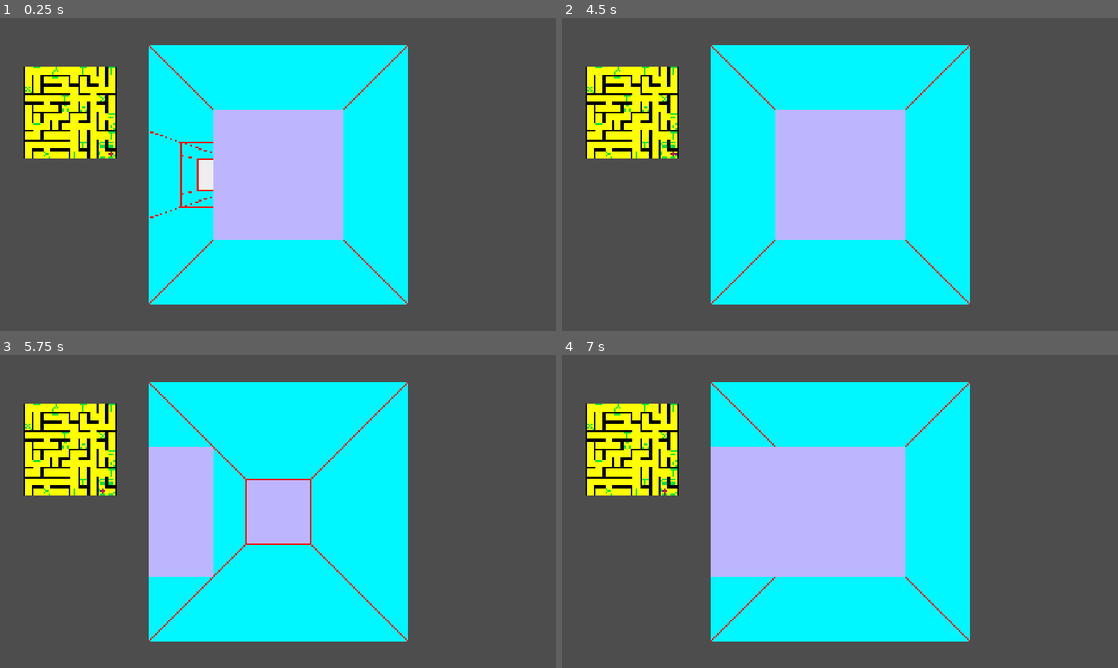
Above: before the commit, frames 1-4 (two rows, left to right).
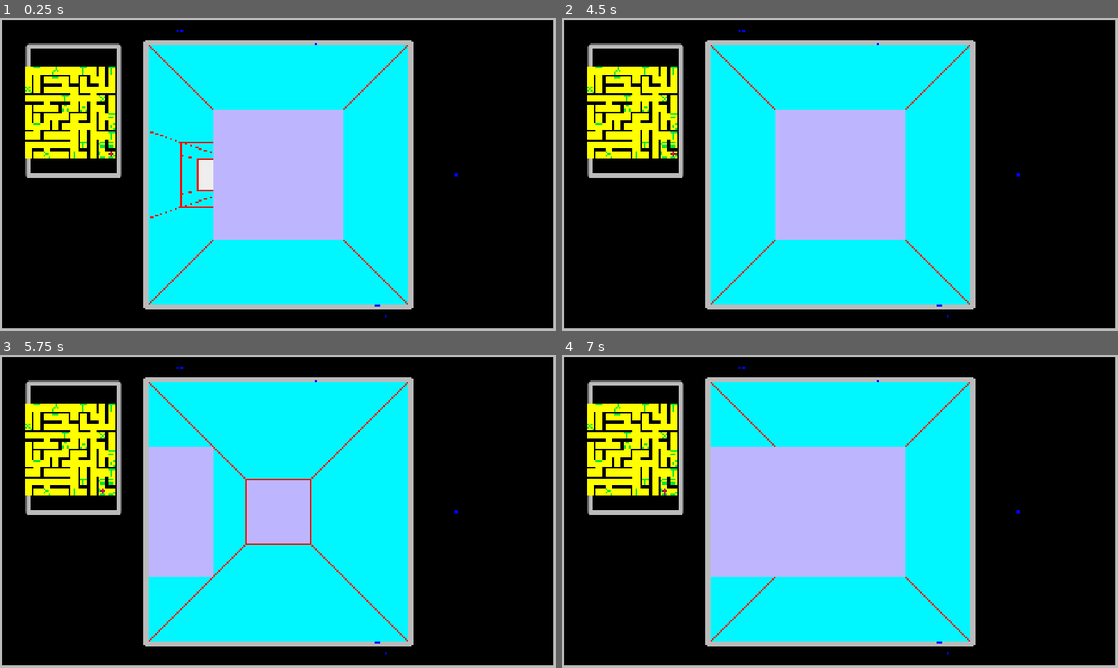
Above: after the commit, the same moments.

Repository: sym-z/arm-to-the-teeth
Game: Godot game, scene res://scenes/testing_level/testing_level.tscn
Same seed, same stepped clock (60 frames per second), same inputs: the game is played once before the commit and once after it. The project has no main scene, so this scene is started directly.
Inputs (mouse positions are in pixels of both pictures, inside the frame that each line leads up to):
- Up to frame 1 (0.25 s): no input
- Up to frame 2 (4.5 s): click (634, 77) at 0.5 s, where only the run after the commit has a clickable "PICK UP"; click (634, 93) at 1.25 s, where only the run after the commit has a clickable "INVENTORY"; click (634, 105) at 2 s, where only the run after the commit has a clickable "ATTACK"; click (634, 118) at 2.75 s, where only the run after the commit has a clickable "RUN"; click (634, 130) at 3.5 s, where only the run after the commit has a clickable "OPTIONS"; hold D (turn_right) from 4.28 s (still down)
- Up to frame 3 (5.75 s): release D (turn_right) at 5.03 s; hold S (move_back) from 5.03 s (still down)
- Up to frame 4 (7 s): release S (move_back) at 5.78 s; hold D (turn_right) 5.78-6.53 s; hold W (move_forward) from 6.53 s (still down)

The runs differ from the first frame. In frame 1, 56% of the frame differs, in the area x 0-100%, y 0-100%; in frame 2, 56%; in frame 3, 56%; in frame 4, 56%.

Commit message:
context menu placement

Diff:
--- /dev/null
+++ b/src/prefabs/ui/ui.tscn
@@ -0,0 +1,60 @@
+[gd_scene load_steps=5 format=3 uid="uid://ceq7clgkyer44"]
+
+[ext_resource type="Texture2D" uid="uid://d1kgxu002itbw" path="res://assets/visual/ui/prototype_ui.png" id="1_tlstp"]
+[ext_resource type="Theme" uid="uid://c4hxwvlb3lk68" path="res://themes/context_menu/margin_container/context_menu_margin_container.tres" id="2_4ieor"]
+[ext_resource type="Theme" uid="uid://c2mywnu4h8hvj" path="res://Themes/context_menu/margin_container/Panel/context_menu_panel_theme.tres" id="3_htiv7"]
+[ext_resource type="Theme" uid="uid://damqods5iq1r8" path="res://Themes/context_menu/margin_container/button/context_menu_button_theme.tres" id="4_htiv7"]
+
+[node name="UI" type="CanvasLayer"]
+layer = -1
+
+[node name="Background" type="TextureRect" parent="."]
+offset_right = 40.0
+offset_bottom = 40.0
+texture = ExtResource("1_tlstp")
+
+[node name="Context Menu" type="MarginContainer" parent="."]
+anchors_preset = 15
+anchor_right = 1.0
+anchor_bottom = 1.0
+grow_horizontal = 2
+grow_vertical = 2
+theme = ExtResource("2_4ieor")
+
+[node name="Style Box" type="Panel" parent="Context Menu"]
+layout_mode = 2
+theme = ExtResource("3_htiv7")
+
+[node name="Button Container" type="VBoxContainer" parent="Context Menu"]
+layout_mode = 2
+alignment = 1
+
+[node name="Pick Up" type="Button" parent="Context Menu/Button Container"]
+layout_mode = 2
+theme = ExtResource("4_htiv7")
+text = "PICK UP"
+
+[node name="Inventory" type="Button" parent="Context Menu/Button Container"]
+layout_mode = 2
+theme = ExtResource("4_htiv7")
+text = "INVENTORY"
+
+[node name="Attack" type="Button" parent="Context Menu/Button Container"]
+layout_mode = 2
+theme = ExtResource("4_htiv7")
+text = "ATTACK"
+
+[node name="Run" type="Button" parent="Context Menu/Button Container"]
+layout_mode = 2
+theme = ExtResource("4_htiv7")
+text = "RUN"
+
+[node name="Options" type="Button" parent="Context Menu/Button Container"]
+layout_mode = 2
+theme = ExtResource("4_htiv7")
+text = "OPTIONS"
+
+[node name="Quit" type="Button" parent="Context Menu/Button Container"]
+layout_mode = 2
+theme = ExtResource("4_htiv7")
+text = "QUIT"
--- a/src/scenes/testing_level/testing_level.tscn
+++ b/src/scenes/testing_level/testing_level.tscn
@@ -1,10 +1,11 @@
-[gd_scene load_steps=6 format=3 uid="uid://sp88rewvevlj"]
+[gd_scene load_steps=7 format=3 uid="uid://sp88rewvevlj"]
 
 [ext_resource type="PackedScene" uid="uid://cnfsb3b13fx1v" path="res://prefabs/map/map.tscn" id="1_634d8"]
 [ext_resource type="Script" uid="uid://2ghmulmo5ff" path="res://scenes/testing_level/testing_level.gd" id="1_tt45j"]
 [ext_resource type="PackedScene" uid="uid://dbnakwfvnxgvn" path="res://prefabs/debug_visualizer/debug_visualizer.tscn" id="2_tt45j"]
 [ext_resource type="PackedScene" uid="uid://dipa21mimgjkj" path="res://prefabs/player/player.tscn" id="4_f1y3a"]
 [ext_resource type="PackedScene" uid="uid://b5lskvgjumjn" path="res://prefabs/dungeon_viewport/dungeon_viewport.tscn" id="5_etvxw"]
+[ext_resource type="PackedScene" uid="uid://ceq7clgkyer44" path="res://prefabs/ui/ui.tscn" id="6_ped82"]
 
 [node name="Testing Level" type="Node2D" node_paths=PackedStringArray("visualizer")]
 script = ExtResource("1_tt45j")
@@ -27,6 +28,8 @@
 map = NodePath("../Map")
 player = NodePath("../Player")
 
+[node name="UI" parent="." instance=ExtResource("6_ped82")]
+
 [connection signal="map_filled" from="Map" to="Debug Visualizer" method="_on_map_map_filled"]
 [connection signal="map_filled" from="Map" to="Dungeon Viewport" method="_on_map_map_filled"]
 [connection signal="map_generated" from="Map" to="." method="_on_map_map_generated"]
--- /dev/null
+++ b/src/themes/context_menu/margin_container/Panel/context_menu_panel_stylebox.tres
@@ -0,0 +1,17 @@
+[gd_resource type="StyleBoxFlat" format=3 uid="uid://m7rati33l4e6"]
+
+[resource]
+bg_color = Color(0, 0, 0, 1)
+border_width_left = 16
+border_width_top = 16
+border_width_right = 16
+border_width_bottom = 16
+border_color = Color(0.733333, 0.733333, 0.733333, 1)
+corner_radius_top_left = 8
+corner_radius_top_right = 8
+corner_radius_bottom_right = 8
+corner_radius_bottom_left = 8
+expand_margin_left = 16.0
+expand_margin_top = 16.0
+expand_margin_right = 16.0
+expand_margin_bottom = 16.0
--- /dev/null
+++ b/src/themes/context_menu/margin_container/Panel/context_menu_panel_theme.tres
@@ -0,0 +1,6 @@
+[gd_resource type="Theme" load_steps=2 format=3 uid="uid://c2mywnu4h8hvj"]
+
+[ext_resource type="StyleBox" uid="uid://m7rati33l4e6" path="res://Themes/context_menu/margin_container/Panel/context_menu_panel_stylebox.tres" id="1_l7mth"]
+
+[resource]
+Panel/styles/panel = ExtResource("1_l7mth")
--- /dev/null
+++ b/src/themes/context_menu/margin_container/button/context_menu_button_theme.tres
@@ -0,0 +1,7 @@
+[gd_resource type="Theme" load_steps=2 format=3 uid="uid://damqods5iq1r8"]
+
+[ext_resource type="FontFile" uid="uid://d22avmrynvyyh" path="res://assets/visual/ui/ui_font_0.png" id="1_8vgpw"]
+
+[resource]
+Button/font_sizes/font_size = 32
+Button/fonts/font = ExtResource("1_8vgpw")
--- /dev/null
+++ b/src/themes/context_menu/margin_container/context_menu_margin_container.tres
@@ -0,0 +1,7 @@
+[gd_resource type="Theme" format=3 uid="uid://c4hxwvlb3lk68"]
+
+[resource]
+MarginContainer/constants/margin_bottom = 545
+MarginContainer/constants/margin_left = 130
+MarginContainer/constants/margin_right = 1545
+MarginContainer/constants/margin_top = 105
